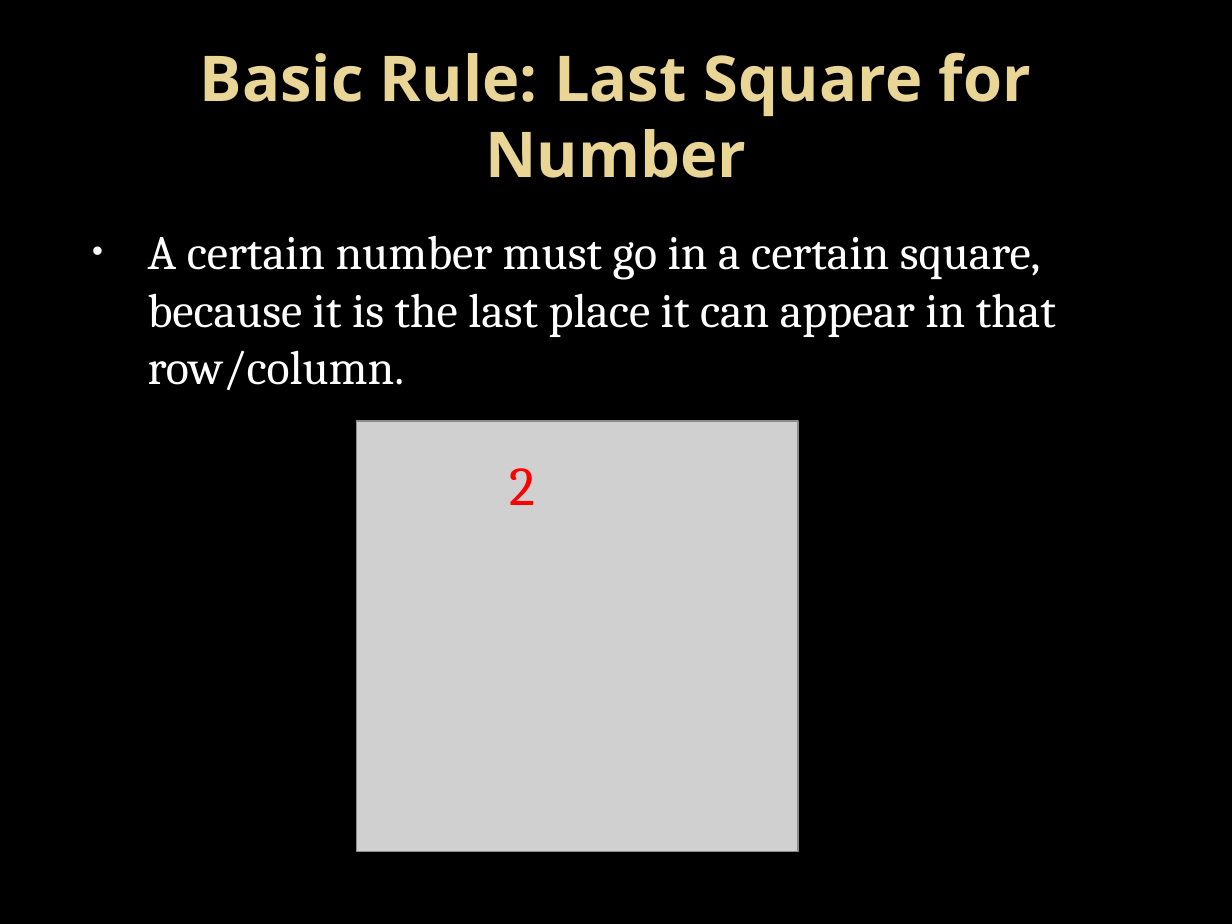
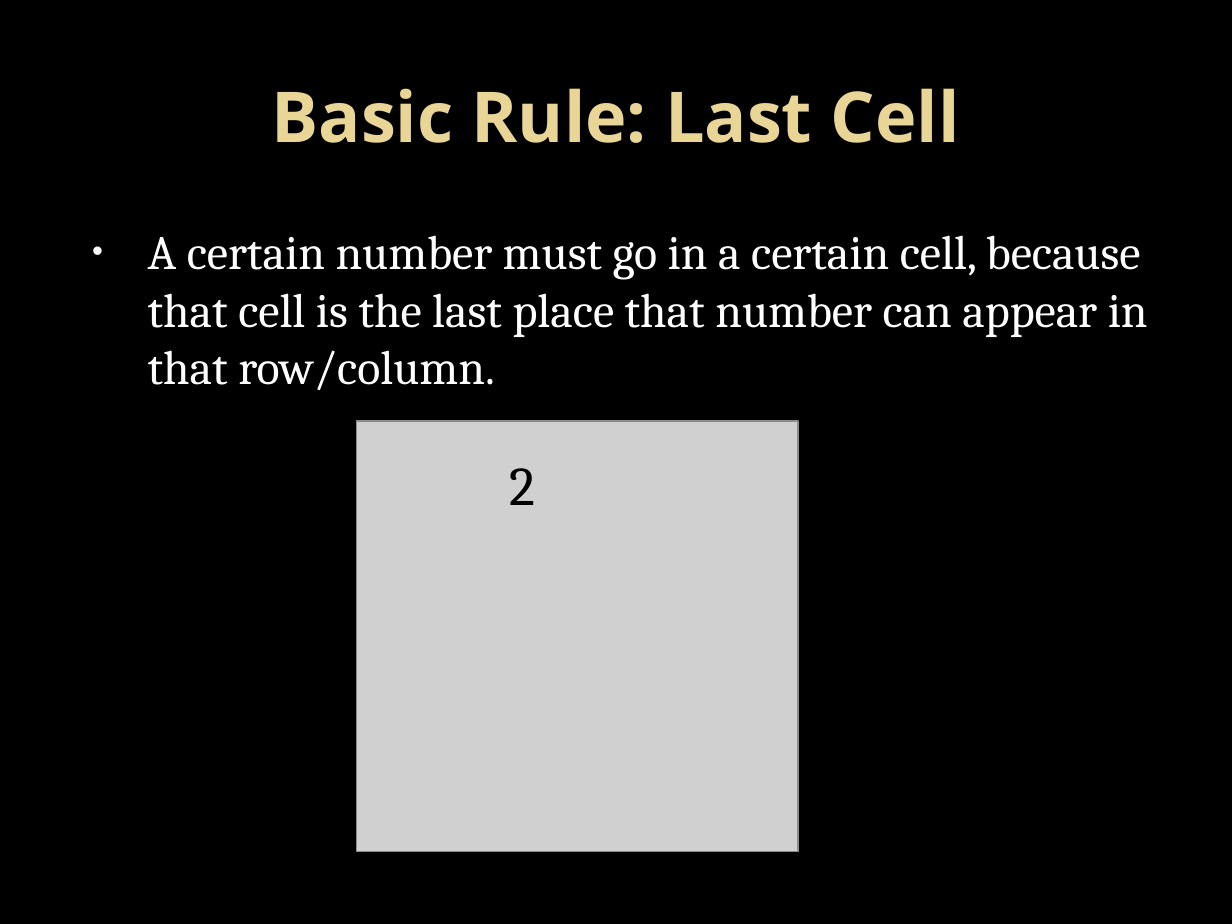
Before and after one commit to Bram28/LEGUP, a slide deck: slide 17 of misc/Rules/Skyscrapers.pptx (slide 10 before the commit). Drawn at 1232x924 pixels with LibreOffice and Linux fonts; fonts in the diff are those of the drawing; grey boxes stand for pictures; background and template pictures are left out. Boxes give left, top, right and bottom in pixels: in the first picture for what was removed or moved away, otherwise in the second. Text is boxed around its words. In the diff, an @@ line names an element or a change of style, - is before the commit and + after.

Commit message:
Added some rule set presentations and proofs

```diff
--- a/misc/Rules/Skyscrapers.pptx
+++ b/misc/Rules/Skyscrapers.pptx
@@ title at [272, 88, 960, 143]: text changed; size 36.9 to 41 pt @@
-Basic Rule: Last Square for Number
+Basic Rule: Last Cell
@@ text at [148, 235, 1148, 391]: text changed @@
-• A certain number must go in a certain square, because it is the last place it can appear in that row/column.
+• A certain number must go in a certain cell, because that cell is the last place that number can appear in that row/column.
@@ text "2" at [509, 468, 535, 505]: text colour #FF0000 to #000000 @@
```
Also in this commit, not shown: 8 other slides changed, 6 slides added, 2 slides removed, 4 other files.
